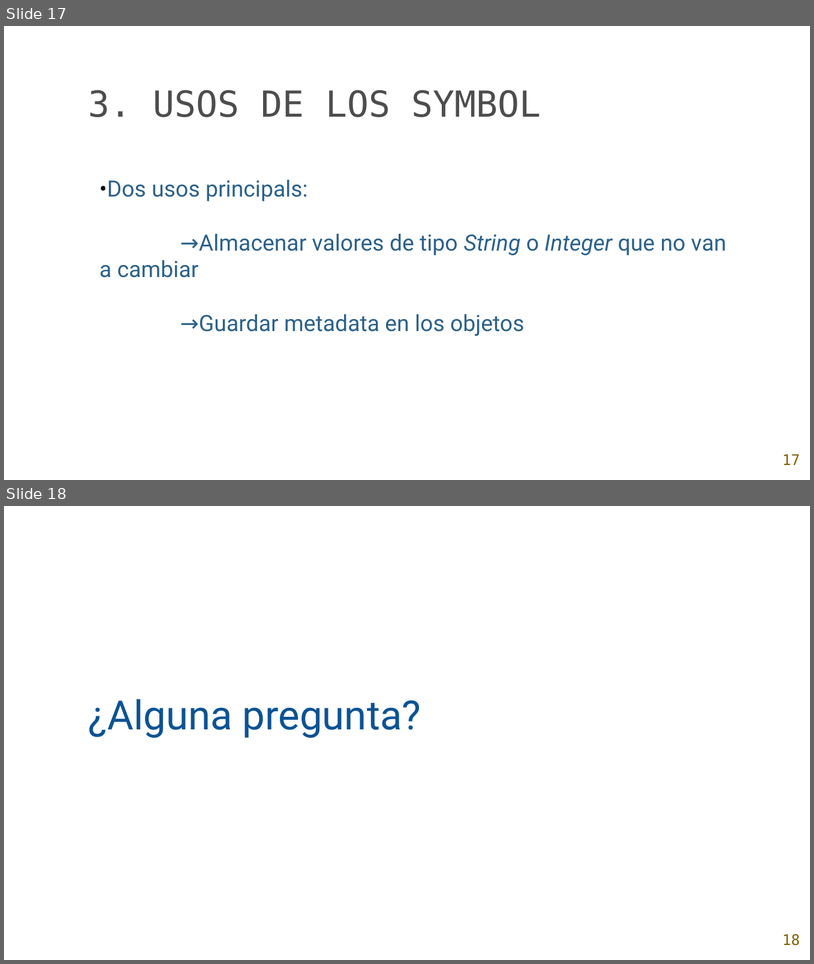
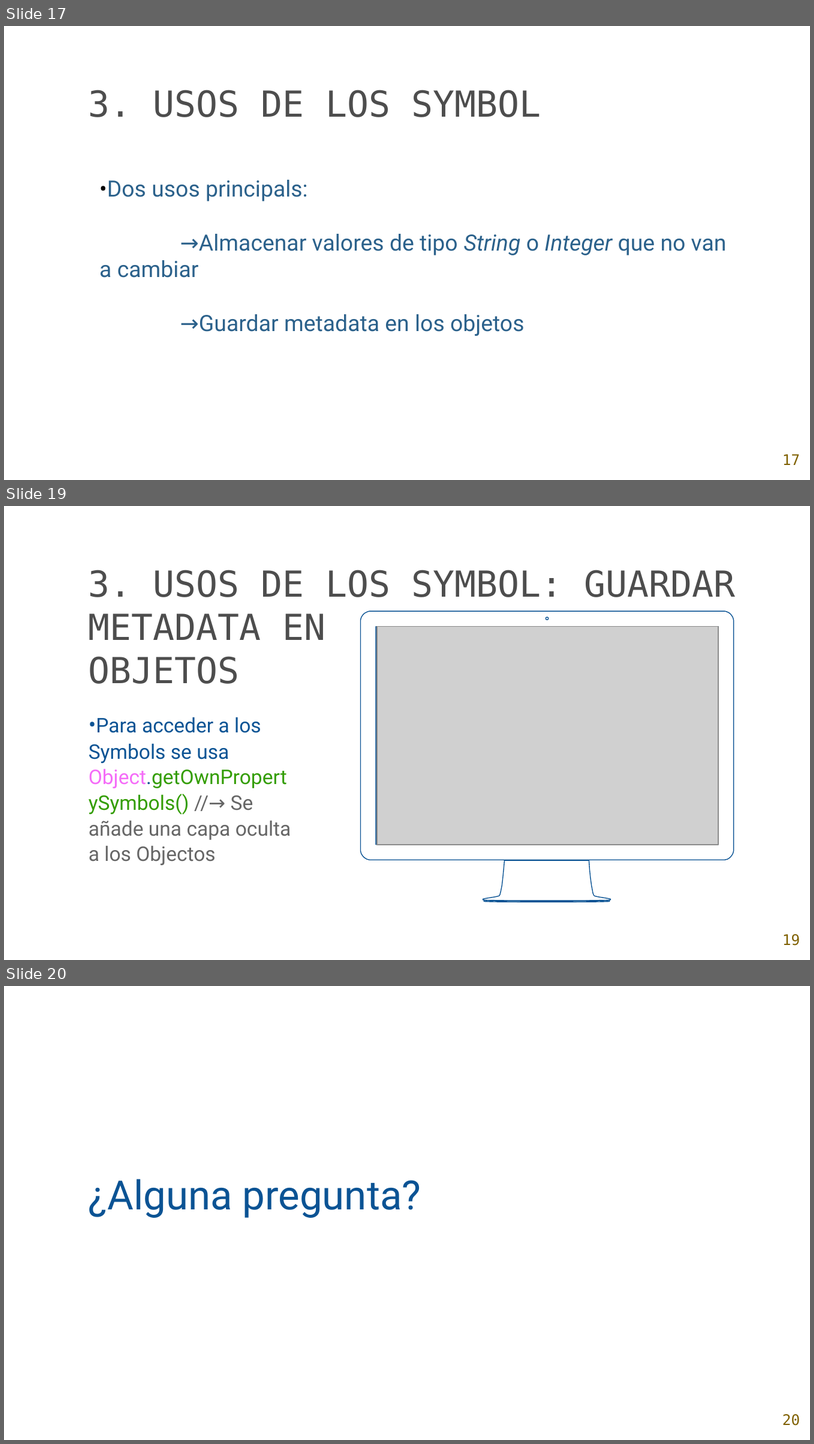
Before and after one commit to Char-Mander/AW_2018-2019, a slide deck: Ejercicios de clase/Plantilla powerpoint.pptx. Shown one above the other, each under a label of ours: slides 17 and 18 before the commit, slides 17, 19 and 20 after it; the slides between them are not shown. The pictures are 814x964 and 814x1444 pixels, drawn with LibreOffice and Linux fonts; fonts in the diff are those of the drawing; grey boxes stand for pictures; background and template pictures are left out. Boxes give left, top, right and bottom in pixels: in the first picture for what was removed or moved away, otherwise in the second. Text is boxed around its words. In the diff, an @@ line names an element or a change of style, - is before the commit and + after.

```diff
--- a/Ejercicios de clase/Plantilla powerpoint.pptx
+++ b/Ejercicios de clase/Plantilla powerpoint.pptx
@@ slide 19 added at (x1=4, y1=506, x2=810, y2=960), background picture (left out) @@
@@ text added at (x1=89, y1=570, x2=736, y2=684), 32 pt, text #4D4D4D @@
+3. USOS DE LOS SYMBOL: GUARDAR METADATA EN
+OBJETOS
@@ freeform shape added at (x1=360, y1=611, x2=734, y2=901), outline #0B5394 0.75 pt @@
@@ picture added at (x1=377, y1=626, x2=719, y2=844) @@
@@ text added at (x1=89, y1=717, x2=291, y2=865), 18 pt, text #666666 @@
+•Para acceder a los Symbols se usa Object.getOwnPropertySymbols() //→ Se añade una capa oculta a los Objectos
@@ page number added at (x1=783, y1=934, x2=800, y2=945), 13 pt, text #7F6000 @@
+19
@@ what was slide 18 is now slide 20 @@
@@ page number at (x1=783, y1=1414, x2=800, y2=1425): text changed @@
-18
+20
```
Also in this commit, not shown: 1 slide changed, 1 other slide added.
